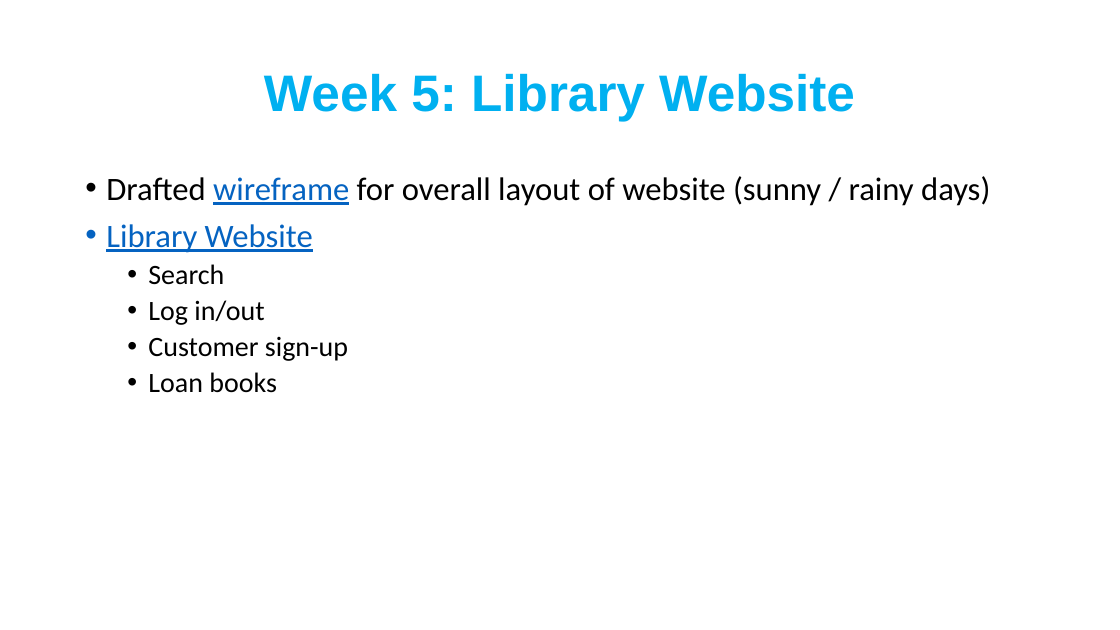
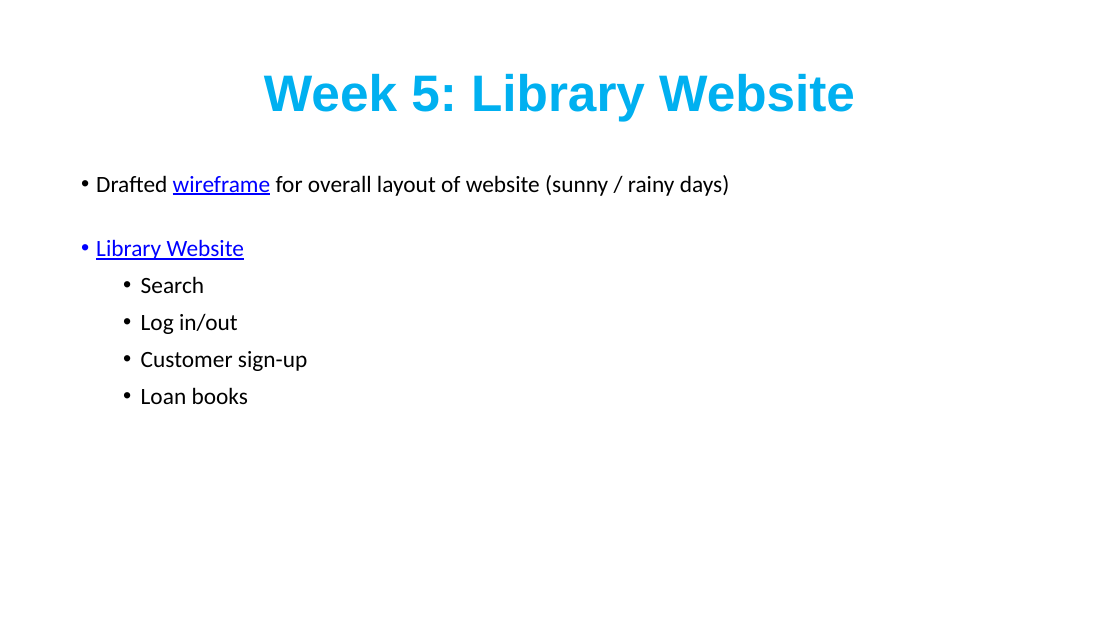
Before and after one commit to sarahrainbow/Bookworms, a slide deck: slide 5 of Docs/Bookworms Presentation.pptx. Drawn at 1120x630 pixels with LibreOffice and Linux fonts; fonts in the diff are those of the drawing. Boxes give left, top, right and bottom in pixels: in the first picture for what was removed or moved away, otherwise in the second. Text is boxed around its words. In the diff, an @@ line names an element or a change of style, - is before the commit and + after.

```diff
--- a/Docs/Bookworms Presentation.pptx
+++ b/Docs/Bookworms Presentation.pptx
@@ text "Drafted wireframe for overall layout ..." at (x1=96, y1=175, x2=730, y2=404): size 28 to 20 pt in "Drafted wireframe for overall layout of website ...", "Library Website"; text colour #0563C1 to #0000FF in "wireframe", "Library Website"; size 24 to 20 pt in "Search", "Log in/out", "Customer sign-up", "Loan books"; indent changed; more space between paragraphs @@
```
Also in this commit, not shown: 4 other slides changed, 1 slide added, 1 slide removed, 2 other files.
